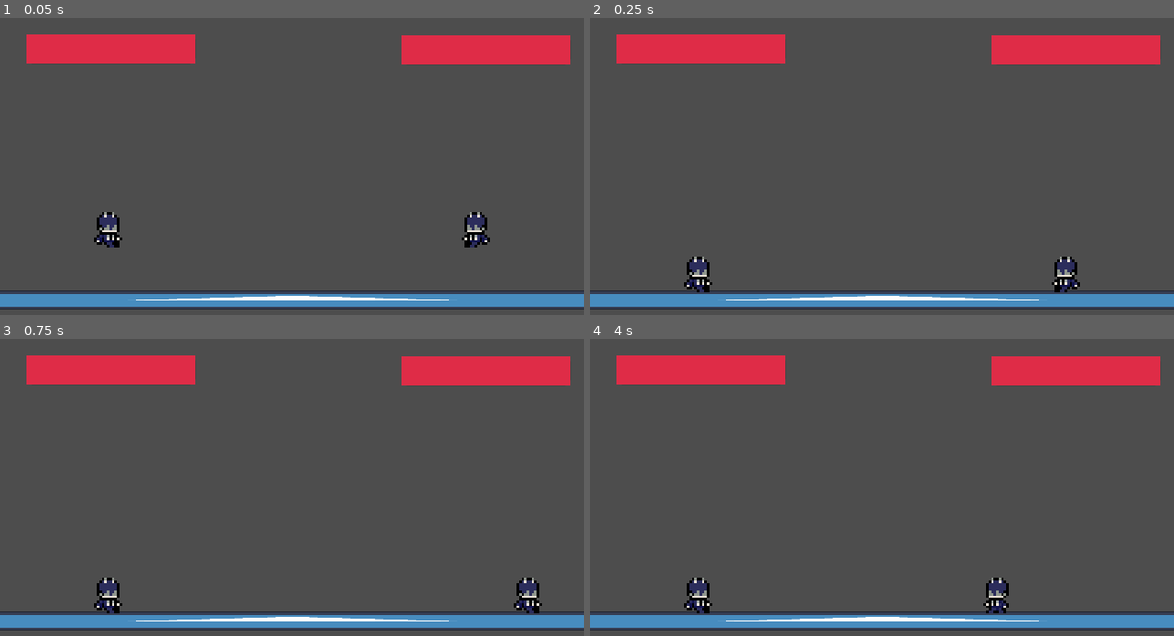
Above: before the commit, frames 1-4 (two rows, left to right).
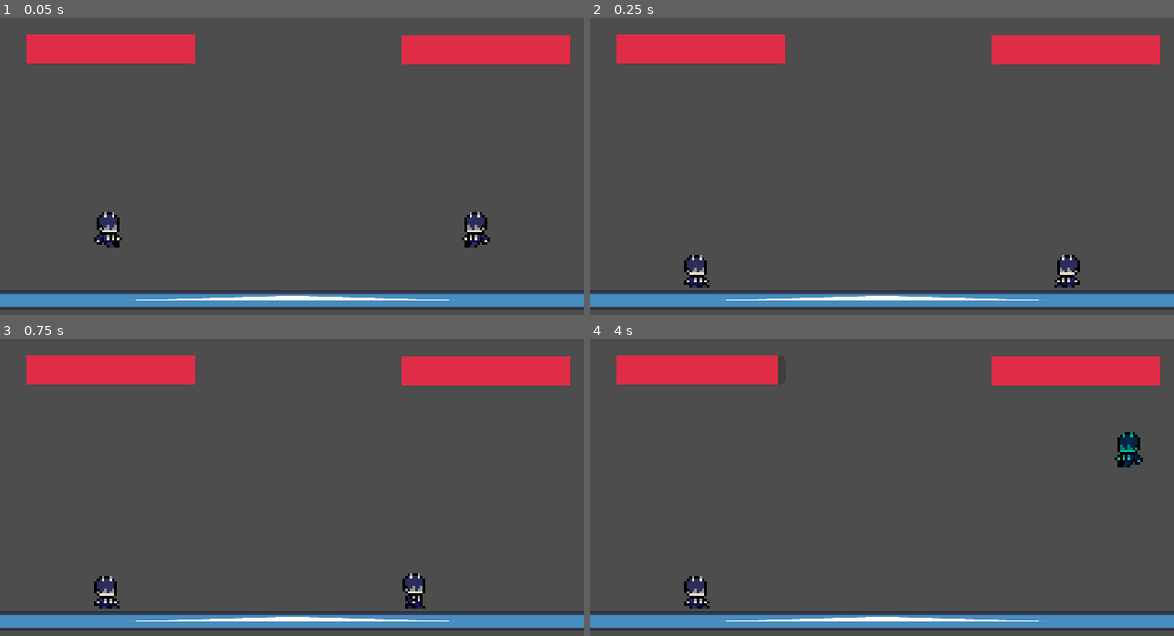
Above: after the commit, the same moments.

Repository: lucasmcclean/project-foxtrot-black-trigger-watchtower-omega
Game: Godot game, scene res://main.tscn
Same seed, same stepped clock (60 frames per second), same inputs: the game is played once before the commit and once after it. The engine's default icon, where the game draws it, is replaced by a stand-in: a white triangle on a blue panel in a dark square.
Inputs:
- Up to frame 1 (0.05 s): no input
- Up to frame 2 (0.25 s): no input
- Up to frame 3 (0.75 s): tap Enter at 0.5 s; hold D (move_right) from 0.53 s (still down); tap Space (flash_step) at 0.6 s
- Up to frame 4 (4 s): tap W (jump) at 0.77, 1.07, 1.52, 1.82, 2.3, 2.85, 3.02, 3.32, 3.77 s; tap E (kick) at 0.8, 1.35, 3.8 s; release D (move_right) at 1.28 s; hold Insert (move_down) 1.28-2.03 s; tap Q (punch) at 1.55, 2.1 s; hold D (move_right) 2.03-2.78 s; tap Space (flash_step) at 2.75, 3.05 s; hold Page Up (move_up) 2.78-3.53 s; tap Enter at 3.5 s; hold A (move_left) from 3.53 s (still down); tap S (crouch) at 3.6 s

Frame 1 is identical in both runs. In frame 2, 0.7% of the frame differs, in the area x 16-84%, y 79-93%; in frame 3, 1.1%; in frame 4, 1.3%, in the area x 16-95%, y 5-93%.

Commit message:
ani-fixes

Diff:
--- a/project-foxtrot-black-trigger-watchtower-omega/player/player.gd
+++ b/project-foxtrot-black-trigger-watchtower-omega/player/player.gd
@@ -115,7 +115,8 @@
 
 
 func kick() -> void:
-	animation.play("kick")
+	animation.stop()
+	animation.play("kick", -1, 10.0)
 	var overlapping_areas = kick_hitbox.get_overlapping_areas()
 	for area in overlapping_areas:
 		if area is Hurtbox:
--- a/project-foxtrot-black-trigger-watchtower-omega/player/player.tscn
+++ b/project-foxtrot-black-trigger-watchtower-omega/player/player.tscn
@@ -14,7 +14,7 @@
 
 [sub_resource type="CapsuleShape2D" id="CapsuleShape2D_onrkg"]
 radius = 15.714285
-height = 48.571426
+height = 62.85714
 
 [sub_resource type="RectangleShape2D" id="RectangleShape2D_boad6"]
 size = Vector2(80, 29.285713)
@@ -23,7 +23,7 @@
 size = Vector2(82, 20)
 
 [sub_resource type="RectangleShape2D" id="RectangleShape2D_hg6s5"]
-size = Vector2(38.571587, 58.571655)
+size = Vector2(35.000145, 58.571655)
 
 [sub_resource type="Animation" id="Animation_ebec5"]
 length = 0.001
@@ -468,7 +468,7 @@
 type = 1
 
 [node name="Kicker" type="CollisionShape2D" parent="KickHitbox"]
-position = Vector2(70, 35.7143)
+position = Vector2(65.71427, 35.714302)
 shape = SubResource("RectangleShape2D_rgyib")
 debug_color = Color(1.1070073e-06, 0.6320222, 0.45936626, 0.41960785)
 
@@ -483,7 +483,7 @@
 
 [node name="Hurter" type="CollisionShape2D" parent="Hurtbox"]
 position = Vector2(-2.1428566, 3.5714223)
-scale = Vector2(0.99999577, 0.99999577)
+scale = Vector2(0.9999956, 0.9999956)
 shape = SubResource("RectangleShape2D_hg6s5")
 debug_color = Color(0.88469225, 0.31448165, 0.2965871, 0.41960785)
 
--- a/project-foxtrot-black-trigger-watchtower-omega/player/states/move.gd
+++ b/project-foxtrot-black-trigger-watchtower-omega/player/states/move.gd
@@ -19,6 +19,7 @@
 
 func physics_update(delta: float) -> void:
 	if player.input.jump and player.is_grounded():
+		print("We are getting the jump input")
 		state_machine.change_state(jump_state)
 		return
 
